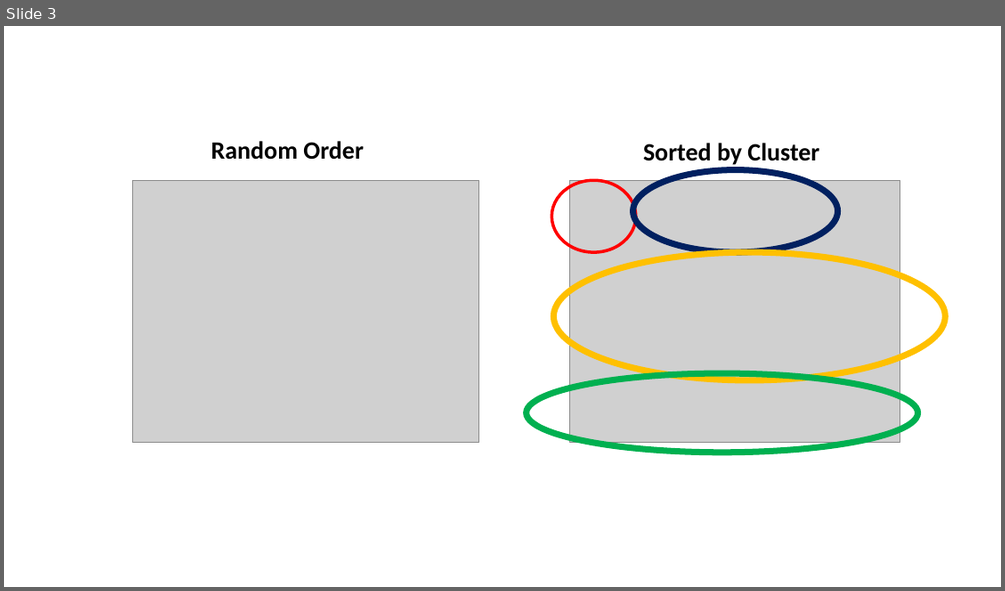
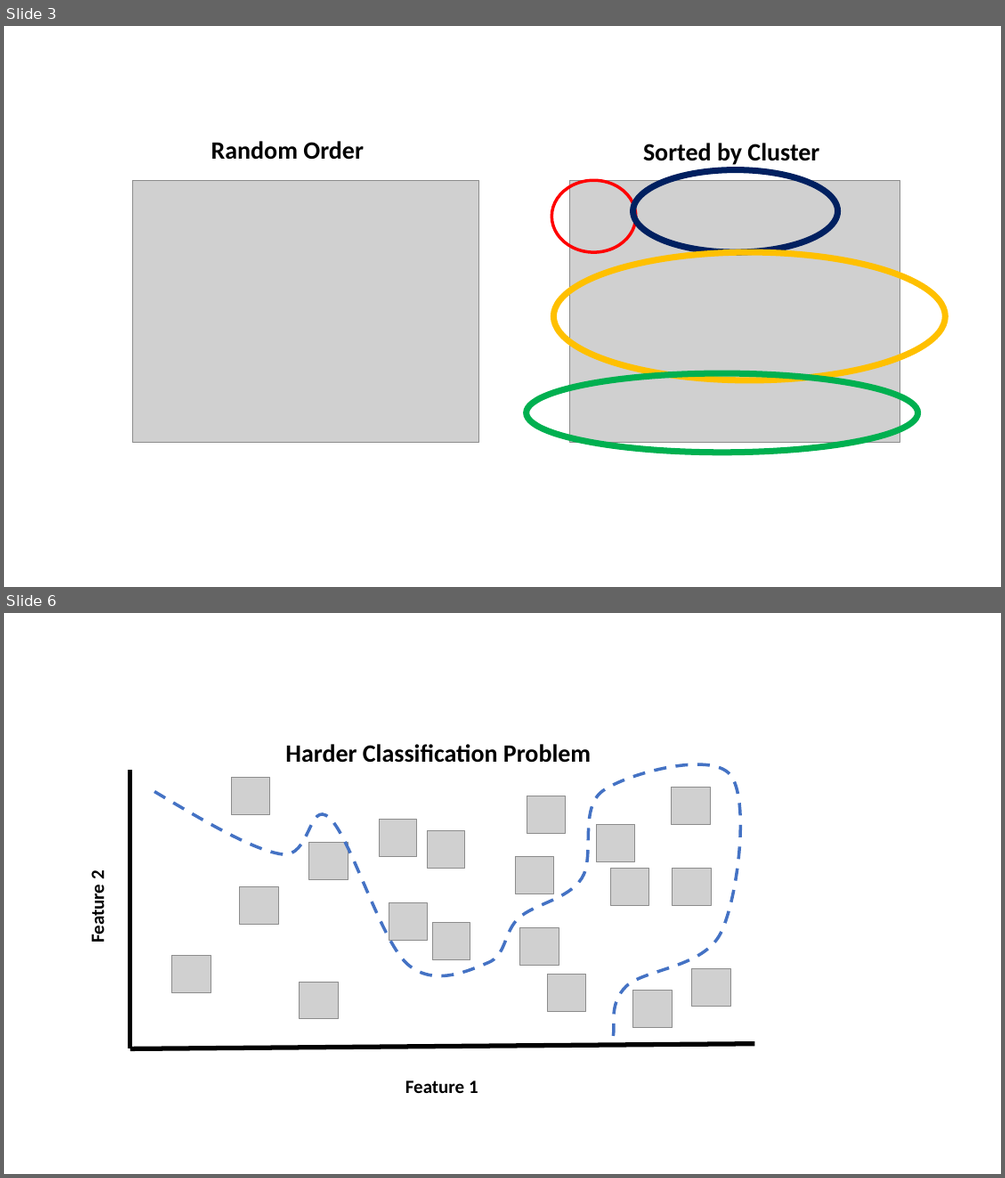
Before and after one commit to joseph-hellerstein/keras, a slide deck: docs/figures.pptx. Shown one above the other, each under a label of ours: slide 3 before the commit, slides 3 and 6 after it; the slides between them are not shown. The pictures are 1005x591 and 1005x1178 pixels, drawn with LibreOffice and Linux fonts; fonts in the diff are those of the drawing; grey boxes stand for pictures. Boxes give left, top, right and bottom in pixels: in the first picture for what was removed or moved away, otherwise in the second. Text is boxed around its words. In the diff, an @@ line names an element or a change of style, - is before the commit and + after.

```diff
--- a/docs/figures.pptx
+++ b/docs/figures.pptx
@@ slide 6 added at [4,613,1001,1174], background #FFFFFF @@
@@ text added at [285,744,591,763], 24 pt, text #000000, bold @@
+Harder Classification Problem
@@ line added from (130, 770) to (130, 1049), #000000 4.5 pt @@
@@ freeform shape added at [154,764,741,1040], outline #4472C4 3 pt dashed @@
@@ picture added at [231,778,269,815] @@
@@ picture added at [526,796,565,834] @@
@@ picture added at [672,787,711,825] @@
@@ picture added at [380,819,418,857] @@
@@ picture added at [596,825,635,862] @@
@@ picture added at [308,842,348,879] @@
@@ picture added at [428,831,465,868] @@
@@ text added at [86,871,109,941], 18 pt, text #000000, bold @@
+Feature 2
@@ picture added at [516,857,554,894] @@
@@ picture added at [610,868,649,906] @@
@@ picture added at [672,868,711,906] @@
@@ picture added at [239,887,278,925] @@
@@ picture added at [389,903,428,941] @@
@@ picture added at [432,923,470,960] @@
@@ picture added at [520,928,558,965] @@
@@ picture added at [171,956,211,993] @@
@@ picture added at [299,981,339,1019] @@
@@ picture added at [547,974,586,1012] @@
@@ picture added at [692,969,732,1006] @@
@@ picture added at [633,990,672,1028] @@
@@ line added from (755, 1044) to (130, 1049), #000000 4.5 pt @@
@@ text added at [405,1080,478,1093], 18 pt, text #000000, bold @@
+Feature 1
```
Also in this commit, not shown: 3 other slides added, 5 other files.
